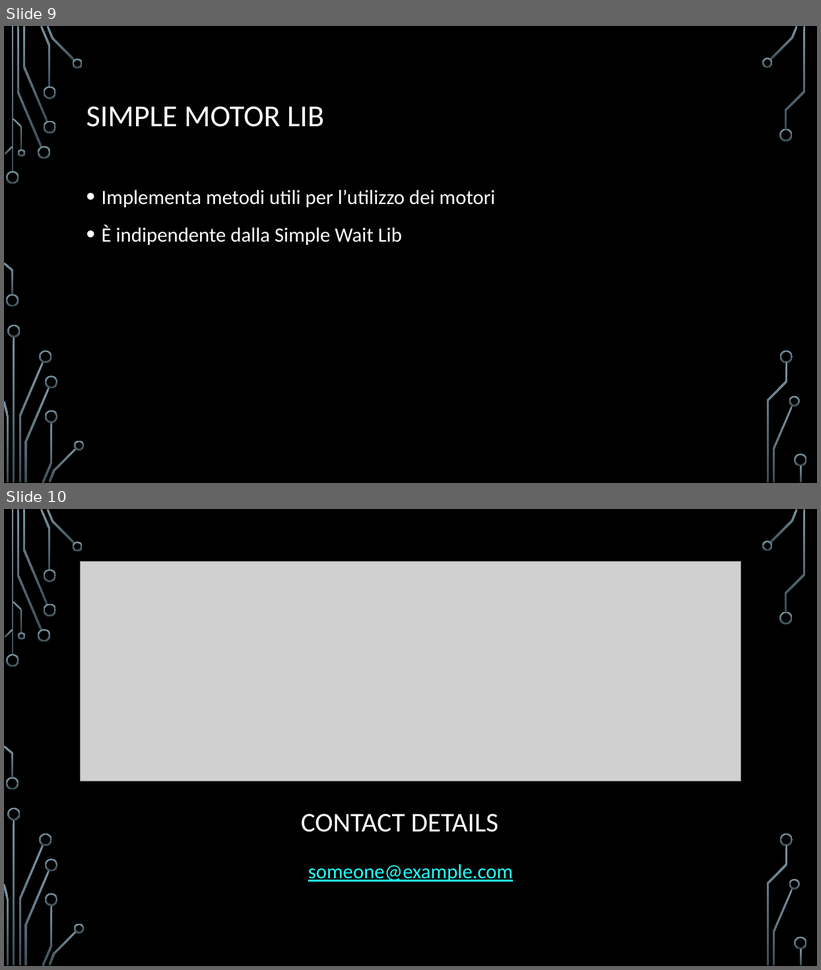
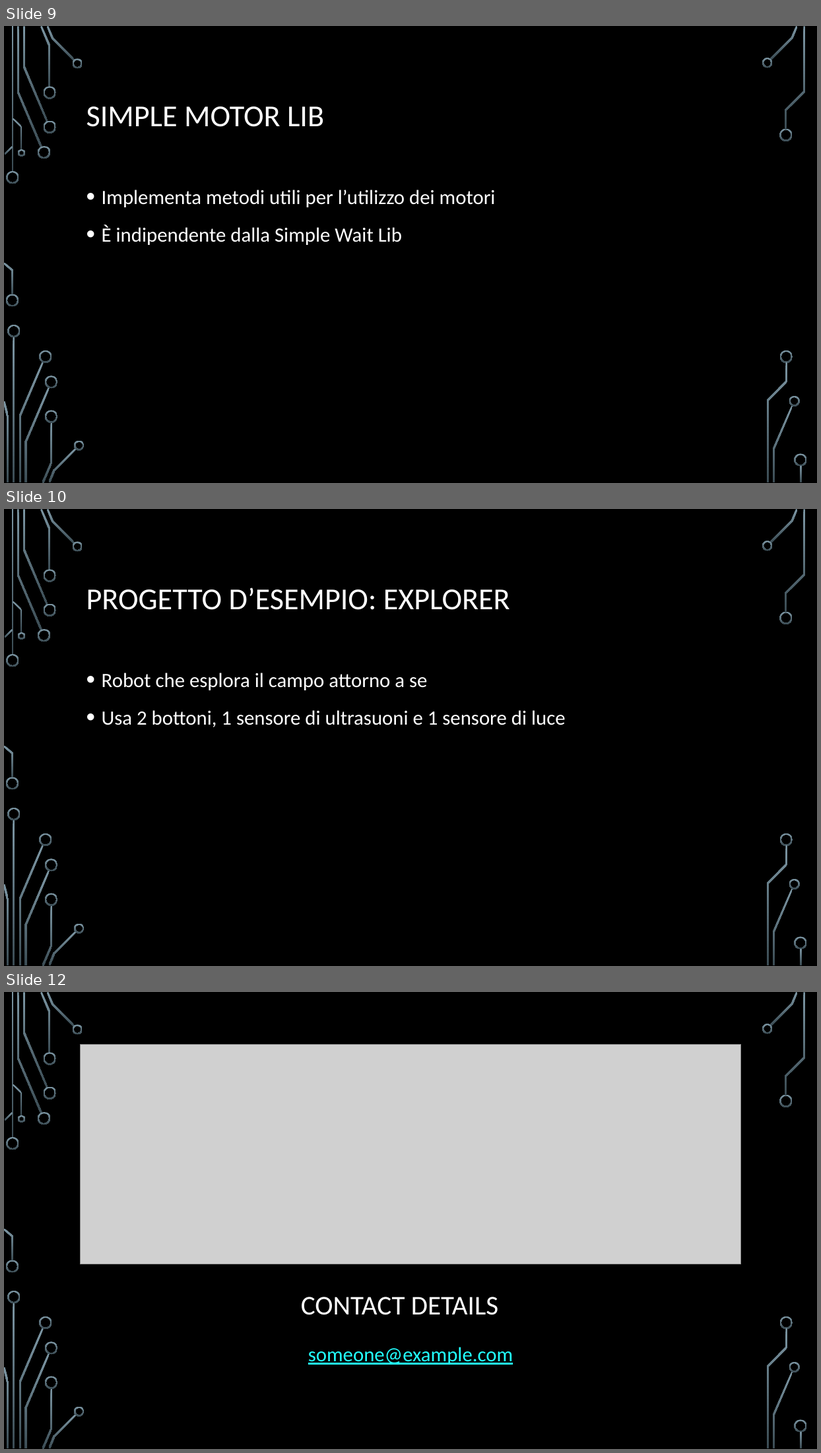
Before and after one commit to FadilSmajilbasic/Librerie-Lego-NXT, a slide deck: Documentazione/Presentazione/Presentazione.pptx. Shown one above the other, each under a label of ours: slides 9 and 10 before the commit, slides 9, 10 and 12 after it; the slides between them are not shown. The pictures are 821x970 and 821x1453 pixels, drawn with LibreOffice and Linux fonts; fonts in the diff are those of the drawing; grey boxes stand for pictures; background and template pictures are left out. Boxes give left, top, right and bottom in pixels: in the first picture for what was removed or moved away, otherwise in the second. Text is boxed around its words. In the diff, an @@ line names an element or a change of style, - is before the commit and + after.

```diff
--- a/Documentazione/Presentazione/Presentazione.pptx
+++ b/Documentazione/Presentazione/Presentazione.pptx
@@ slide 10 added at bbox=[4, 509, 817, 966], background picture (left out); not listed: 36 template elements that a slide beside it also shows @@
@@ title added at bbox=[86, 588, 510, 610], 36 pt, text #FFFFFF @@
+PROGETTO D’ESEMPIO: EXPLORER
@@ text added at bbox=[102, 673, 566, 727], 24 pt, text #FFFFFF @@
+• Robot che esplora il campo attorno a se
+• Usa 2 bottoni, 1 sensore di ultrasuoni e 1 sensore di luce
@@ what was slide 10 is now slide 12 @@
```
Also in this commit, not shown: 1 other slide added, 2 other files.
